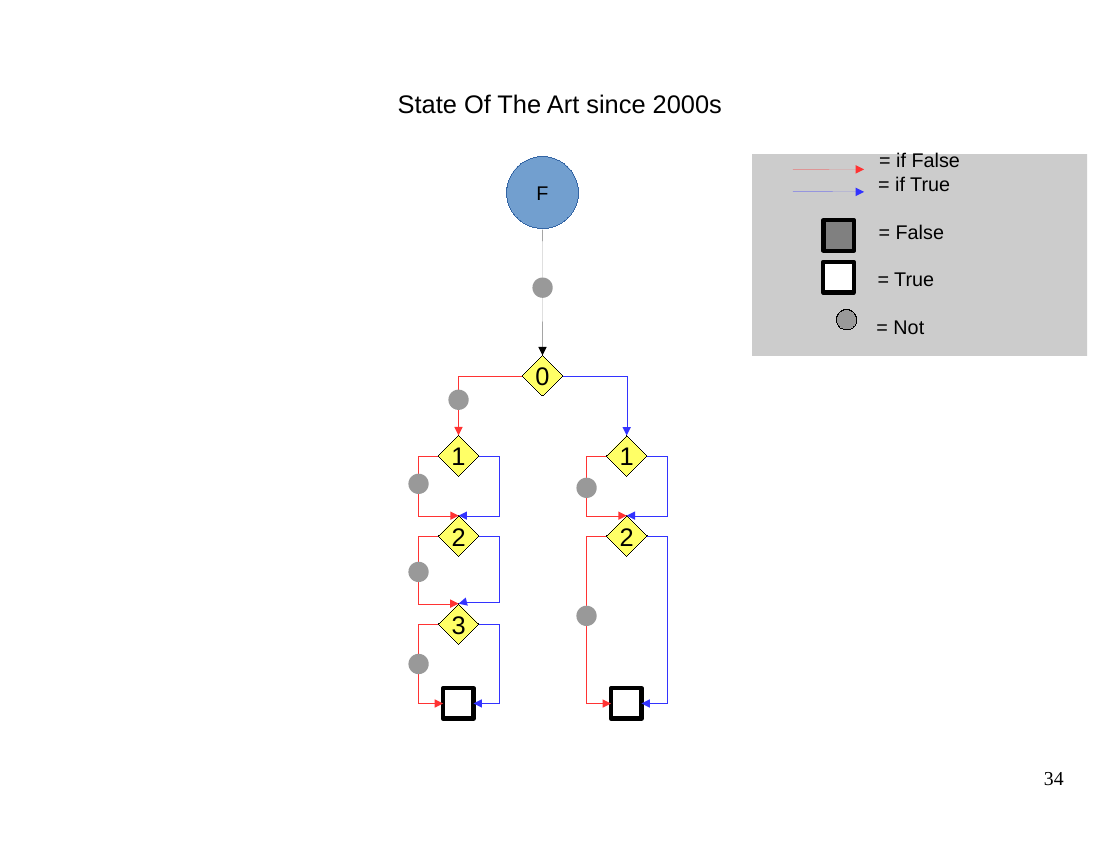
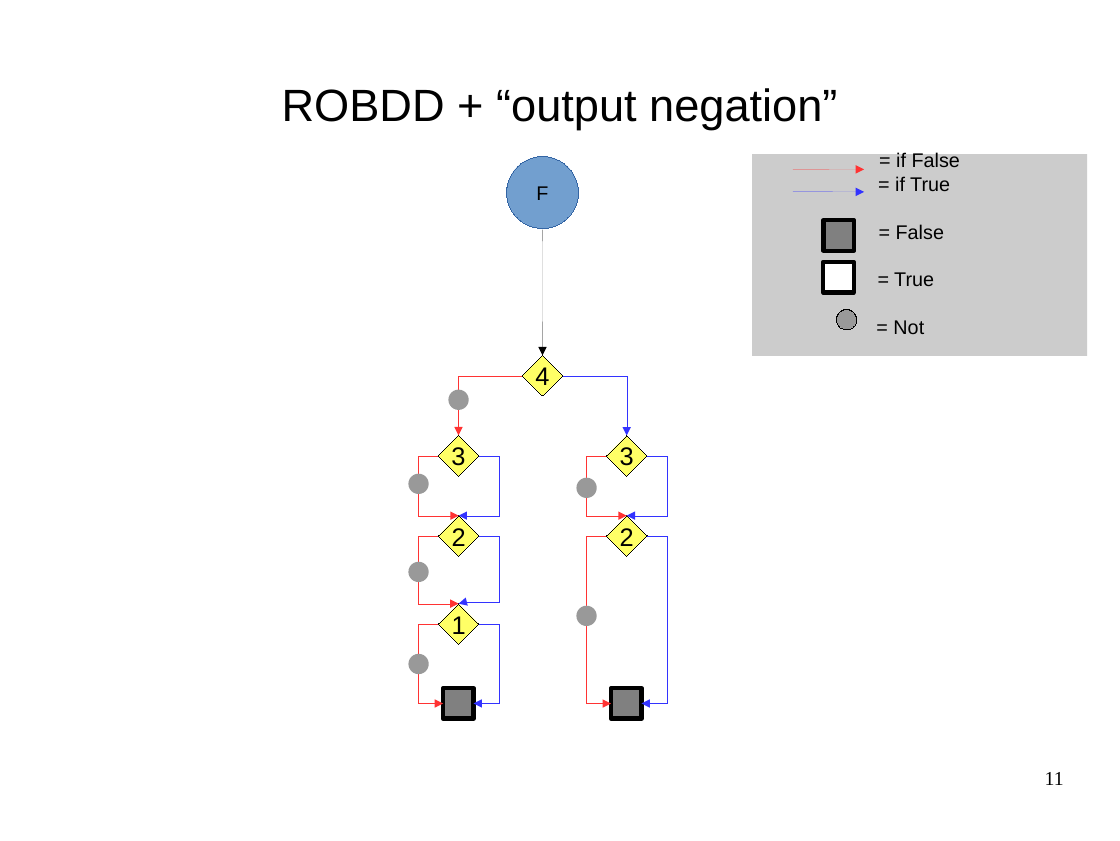
Before and after one commit to FenouilletLucas/DAGaml, a slide deck: slide 11 of doc/2017-06-19-odp/final.odp (slide 34 before the commit). Drawn at 1120x841 pixels with LibreOffice and Linux fonts; fonts in the diff are those of the drawing. Boxes give left, top, right and bottom in pixels: in the first picture for what was removed or moved away, otherwise in the second. Text is boxed around its words. In the diff, an @@ line names an element or a change of style, - is before the commit and + after.

```diff
--- a/doc/2017-06-19-odp/final.odp
+++ b/doc/2017-06-19-odp/final.odp
@@ title at box(282, 88, 837, 130): text changed; size 18 to 32 pt @@
-State Of The Art since 2000s
+ROBDD + “output negation”
@@ ellipse removed at box(533, 277, 553, 298) @@
@@ text in diamond at box(535, 367, 549, 391): text changed @@
-0
+4
@@ diamond "3": place and size @@
-diamond "3" at box(438, 604, 479, 644)
+diamond "3" at box(438, 435, 479, 476)
@@ text in diamond at box(620, 447, 634, 471): text changed @@
-1
+3
@@ diamond "1": place and size @@
-diamond "1" at box(438, 435, 479, 476)
+diamond "1" at box(438, 604, 479, 644)
@@ rectangle at box(443, 688, 474, 719): fill #FFFFFF to #808080 @@
@@ rectangle at box(611, 688, 641, 719): fill #FFFFFF to #808080 @@
@@ page number at box(1045, 772, 1064, 785): text changed @@
-34
+11
```
Also in this commit, not shown: 12 other slides changed, 44 slides added, 21 slides removed.
